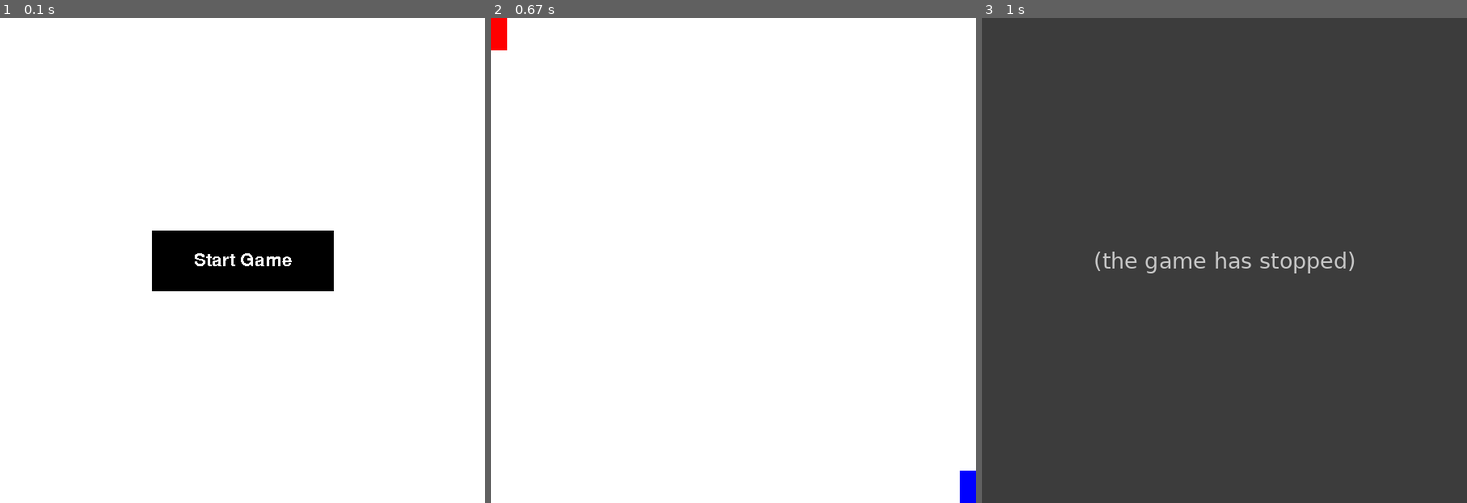
Above: before the commit, frames 1-3 (left to right).
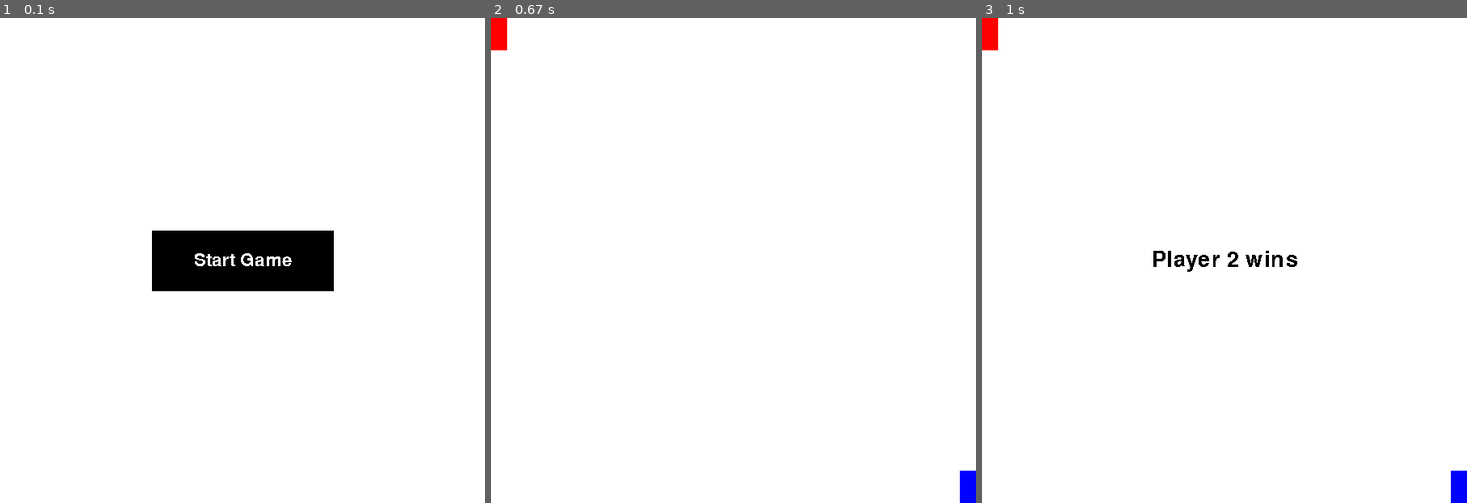
Above: after the commit, the same moments.

Repository: DanielMiao1/lightcycle
Game: pygame game, started from main.py
Same seed, same stepped clock (60 frames per second), same inputs: the game is played once before the commit and once after it.
Inputs (mouse positions are in pixels of both pictures, inside the frame that each line leads up to):
- Up to frame 1 (0.1 s): no input
- Up to frame 2 (0.67 s): click (733, 260) at 0.38 s
- Up to frame 3 (1 s): tap D at 0.67 s

Frames 1-2 are identical in both runs. In frame 3, 100% of the frame differs, in the area x 0-100%, y 0-100%.
Error before the commit: TypeError: function missing required argument 'source' (pos 1) (main.py line 173); the game stopped at 0.8 s (later frames are placeholders)

Commit message:
added ending text

Diff:
--- a/main.py
+++ b/main.py
@@ -53,6 +53,16 @@
 		"""Paint the button to the screen"""
 		self.button.blit(self.text, ((self.rect.width - self.text.get_rect().width) // 2, (self.rect.height - self.text.get_rect().height) // 2))
 		self.screen.blit(self.button, self.rect)
+
+
+# class EndScreen:
+# 	"""Ending Screen"""
+# 	def __init__(self, screen, outcome):
+# 		self.screen = screen
+# 		self.outcome = outcome
+
+# 	def paint_widget(self):
+# 		# self.screen.blit()
 
 
 class Bike:
@@ -157,7 +167,8 @@
 		self.started = False
 		self.start_button = Button(self.screen, text="Start Game", pos=Vector2(WIDTH * N / 2, WIDTH * N / 2), size=(225, 75), color=(255, 255, 255), button_color=(0, 0, 0))
 		self.ending = Outcome.none
-		self.ending_text = pygame.font.SysFont(None, 30).render("Tie Game" if self.ending == Outcome.draw else "Player 1 wins" if self.ending == Outcome.player1 else "Player 2 wins", False, (0, 0, 0))
+		self.ending_text = pygame.font.SysFont(None, 40).render("Tie Game" if self.ending == Outcome.draw else "Player 1 wins" if self.ending == Outcome.player1 else "Player 2 wins", False, (0, 0, 0))
+		self.ending_text_rect = self.ending_text.get_rect(center=(WIDTH * N / 2, WIDTH * N / 2))
 
 	def run(self): # The main
 		"""PyGame Main Loop"""
@@ -169,8 +180,6 @@
 					if i.type == pygame.MOUSEBUTTONDOWN:
 						if self.start_button.clicked(i.pos):
 							self.started = True
-			elif self.ending != Outcome.none:
-				self.screen.blit()
 			else:
 				for i in pygame.event.get():
 					if i.type == pygame.QUIT: exit()
@@ -210,6 +219,8 @@
 				self.grid.paint_screen(self.screen)
 			else:
 				self.start_button.paint_widget()
+			if self.ending != Outcome.none:
+				self.screen.blit(self.ending_text, self.ending_text_rect)
 			pygame.display.update()
 			try: self.clock.tick(60)
 			except KeyboardInterrupt: exit()
